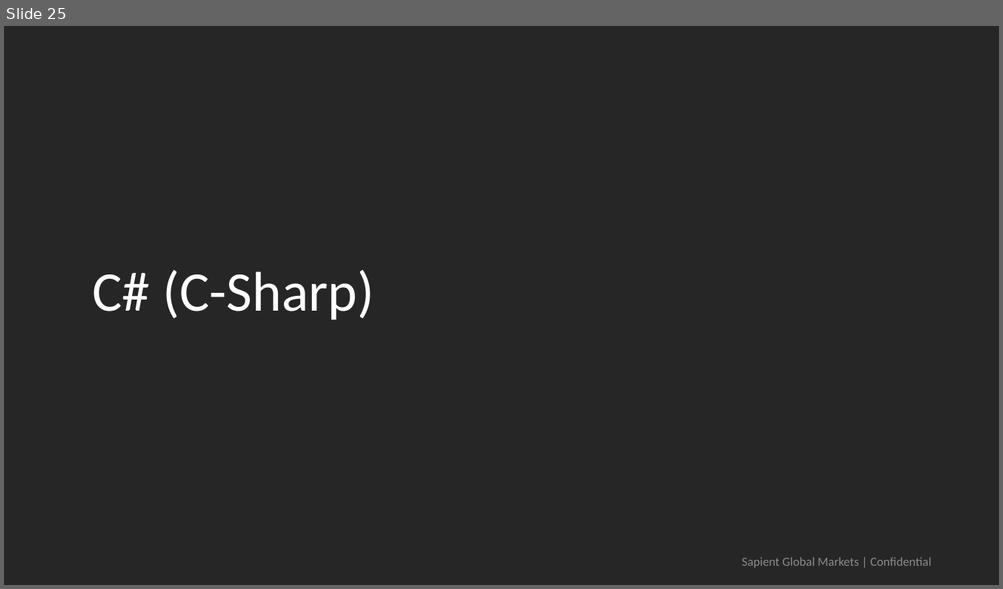
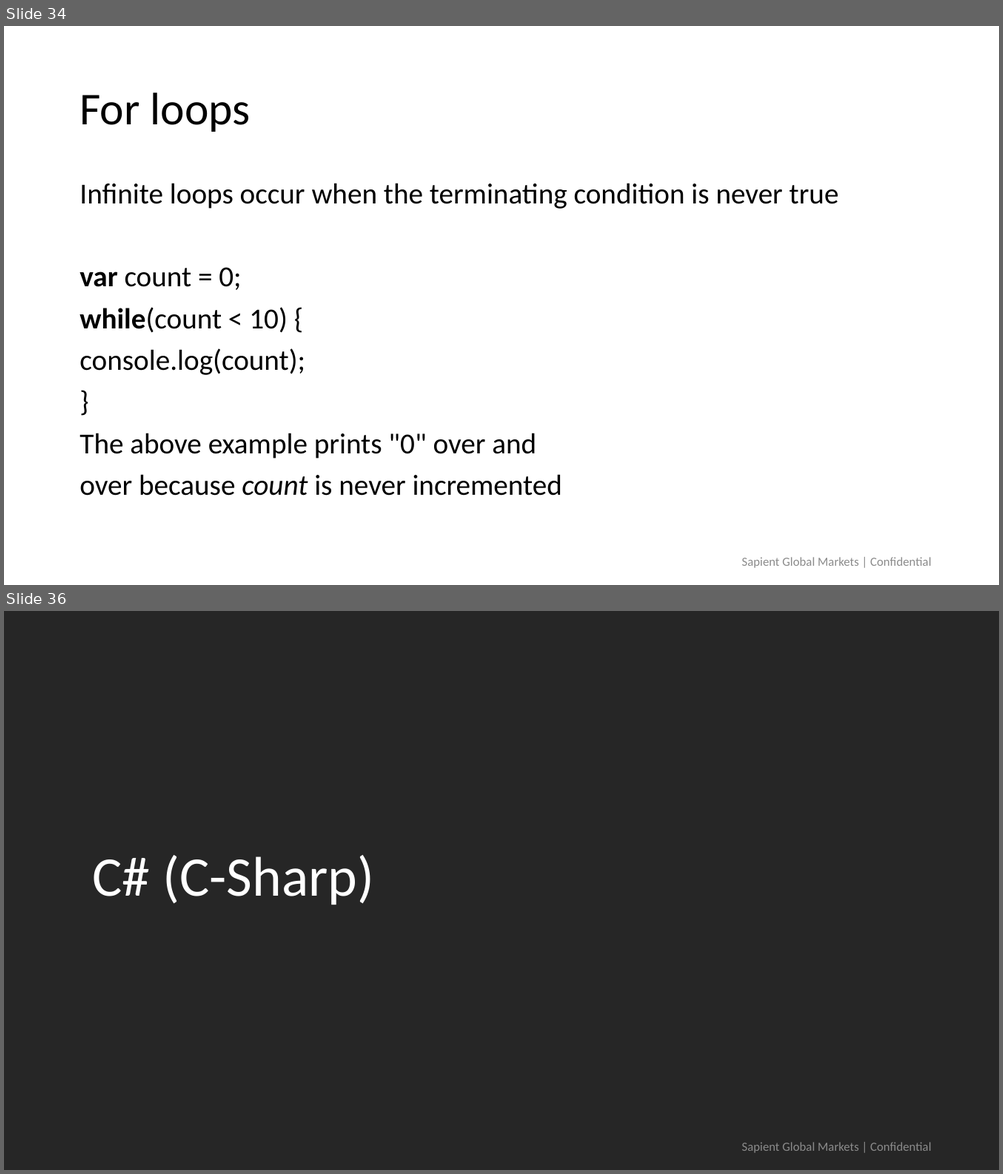
Before and after one commit to himanshu323/demoWebDev, a slide deck: Javascript.pptx. Shown one above the other, each under a label of ours: slide 25 before the commit, slides 34 and 36 after it; the slides between them are not shown. The pictures are 1003x589 and 1003x1174 pixels, drawn with LibreOffice and Linux fonts; fonts in the diff are those of the drawing; background and template pictures are left out. Boxes give left, top, right and bottom in pixels: in the first picture for what was removed or moved away, otherwise in the second. Text is boxed around its words. In the diff, an @@ line names an element or a change of style, - is before the commit and + after.

```diff
--- a/Javascript.pptx
+++ b/Javascript.pptx
@@ slide 34 added at [4, 26, 999, 585], background #FFFFFF @@
@@ title added at [79, 93, 250, 132], 44 pt, text #000000 @@
+For loops
@@ text added at [79, 183, 839, 496], 28 pt, text #000000 @@
+Infinite loops occur when the terminating condition is never true
+var count = 0;
+while(count < 10) {
+console.log(count);
+}
+The above example prints "0" over and
+over because count is never incremented
@@ text added at [742, 557, 930, 568], 12 pt, text #8C8C8C @@
+Sapient Global Markets | Confidential
@@ what was slide 25 is now slide 36 @@
```
Also in this commit, not shown: 7 slides changed, 12 other slides added, 2 slides removed, 21 other files.
